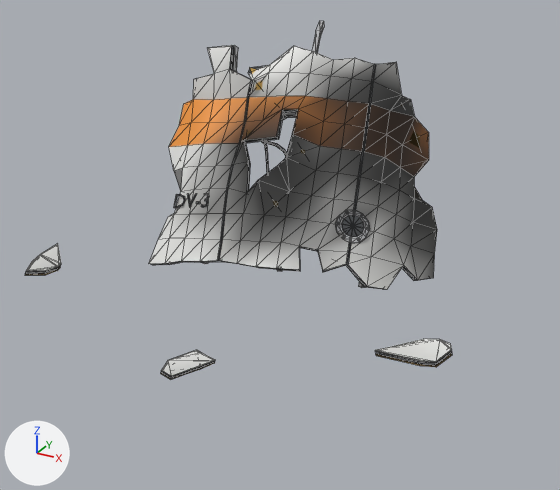
The glTF model static/martian/assets/models/debris_a.glb, before and after one commit.
Before and after are seen from a 50 mm lens placed at (2.53, -4.31, 2.35), pointed at (0.23, -0.14, 0.27). The lights are fixed; the arrows at lower left show +X, +Y and +Z. The first picture is the older version. Mesh edges are drawn as thin lines. Vertices at exactly the same position are counted once.
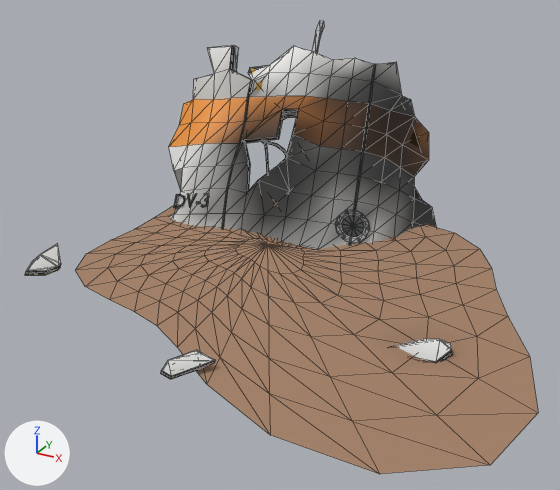
Changed parts and their boxes [x1, y1, x2, y2] in the pictures (560 x 490 px; the box of a moved part takes in the faces that stretch with it):
'Mesh_0', reshaped, rescaled (20% wider, 26% taller): before [25, 21, 452, 379]; after [25, 21, 538, 474]
part 1 of me_mesh_0, moved or reshaped: [161, 350, 215, 379] in both
part 2 of me_mesh_0, rebuilt: before [149, 45, 437, 289]; after [169, 45, 437, 250]
part 3 of me_mesh_0, rebuilt (mostly hidden): before [203, 46, 238, 264]; after [232, 46, 238, 72]
part 4 of me_mesh_0, added: after [76, 64, 538, 474]

Patch to the scene script:
```diff
--- a/static/martian/assets/models/debris_a.glb.py
+++ b/static/martian/assets/models/debris_a.glb.py
@@ mat_ground_dust @@
+mat_ground_dust = bpy.data.materials.new('ground_dust')
+# nodes: BsdfPrincipled, Mix, OutputMaterial, VertexColor
+# colours: brown #a68269, mixed with the vertex colours
@@ me_mesh_0 @@
 # used by ob_mesh_0; parent = ob_debris_a_mesh; location = (-1.369, 1.795, -0.371); scale = (0.000101, 0.000101, 0.000101)
-me_mesh_0.from_pydata(...)  # 987 vertices, 1770 faces; spans x 0.0..29016.0, y -32767.0..0.0, z 0.0..18123.0
+me_mesh_0.from_pydata(...)  # 1168 vertices, 2100 faces; spans x 0.0..32767.0, y -32515.0..0.0, z 0.0..17268.0
+# me_mesh_0 part 1: the loose piece of 28 vertices spanning x 15971.0..18134.0, y -32767.0..-30335.0, z 3712.0..4800.0 is scaled about its middle by 0.953, then moved by (-804.0, 1488.0, -201.0)
+# me_mesh_0 part 2: the loose piece of 278 vertices spanning x 143.0..22780.0, y -15958.0..0.0, z 0.0..16658.0 is rebuilt with 278 vertices and now spans x 136.0..21705.0, y -15206.0..0.0, z 0.0..15872.0
+# me_mesh_0 part 3: the loose piece of 40 vertices spanning x 3936.0..7225.0, y -15473.0..-5213.0, z 1207.0..16425.0 is rebuilt with 40 vertices and now spans x 3751.0..6885.0, y -14743.0..-4967.0, z 1150.0..15650.0
+# me_mesh_0 part 4: 281 vertices added at x 1161.0..32767.0, y -32515.0..-2913.0, z 2041.0..14790.0
+# other edits to the shape of me_mesh_0 do not show in these pictures
 me_mesh_0.materials.append(mat_aluminium)
@@ me_mesh_0 @@
 me_mesh_0.materials.append(mat_rubber)
+me_mesh_0.materials.append(mat_ground_dust)
@@ ob_mesh_0 @@
 ob_mesh_0.location = (-1.369, 1.795, -0.371)
-ob_mesh_0.scale = (0.000101, 0.000101, 0.000101)
+ob_mesh_0.scale = (0.000106, 0.000106, 0.000106)
```
